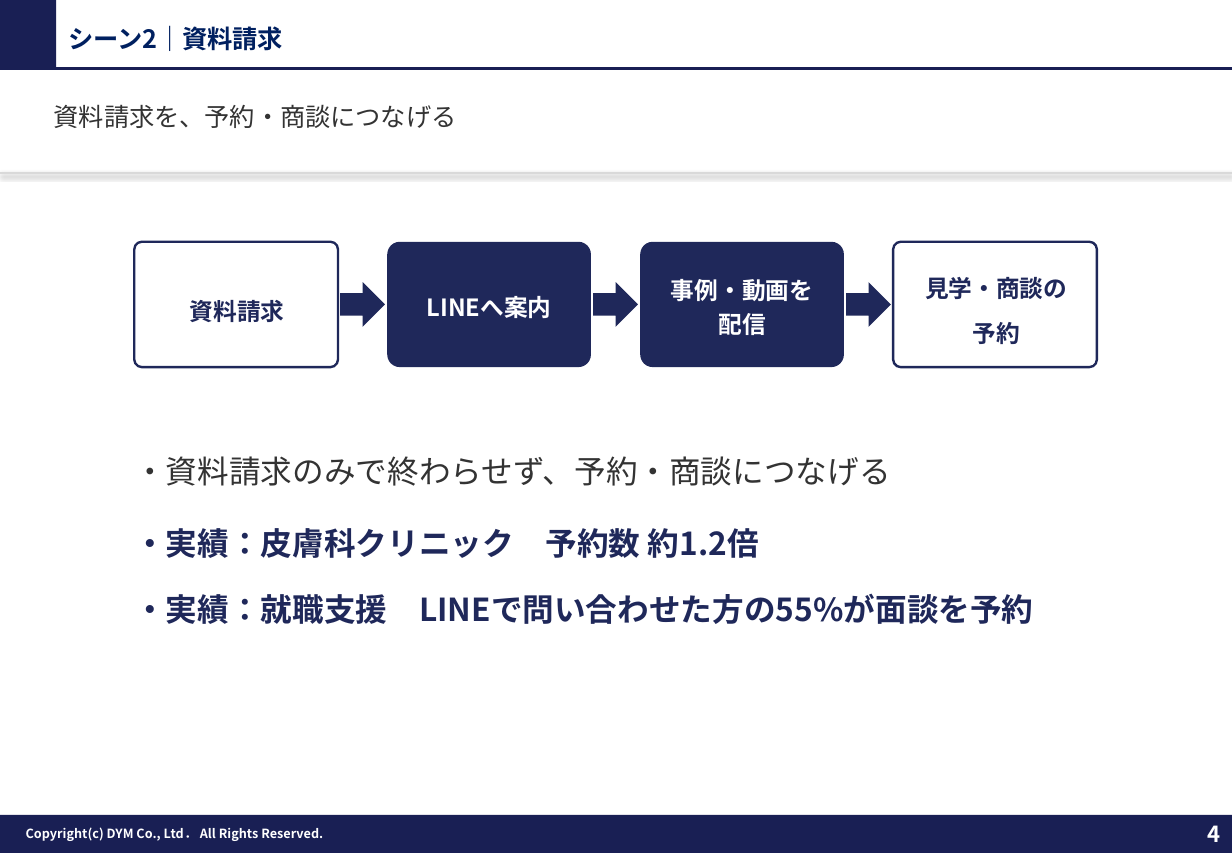
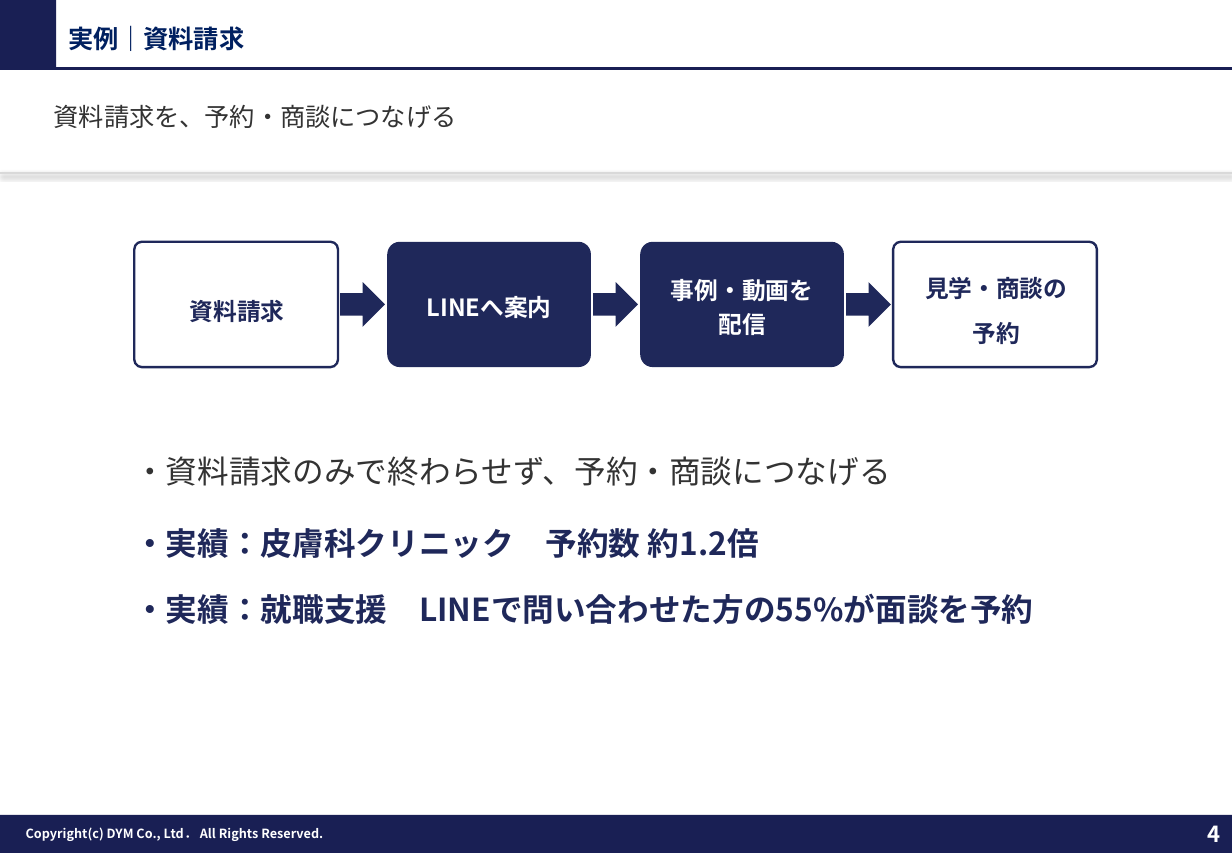
Before and after one commit to tonomura-r-dev/folder, a slide deck: slide 4 of 20261002_サンクスLINEのご提案.pptx. Drawn at 1232x853 pixels with LibreOffice and Linux fonts; fonts in the diff are those of the drawing; background and template pictures are left out. Boxes give left, top, right and bottom in pixels: in the first picture for what was removed or moved away, otherwise in the second. Text is boxed around its words. In the diff, an @@ line names an element or a change of style, - is before the commit and + after.

```diff
--- a/20261002_サンクスLINEのご提案.pptx
+++ b/20261002_サンクスLINEのご提案.pptx
@@ text at [68,25,244,51]: text changed @@
-シーン2｜資料請求
+実例｜資料請求
```
Also in this commit, not shown: 1 other slide changed, 9 other files.
